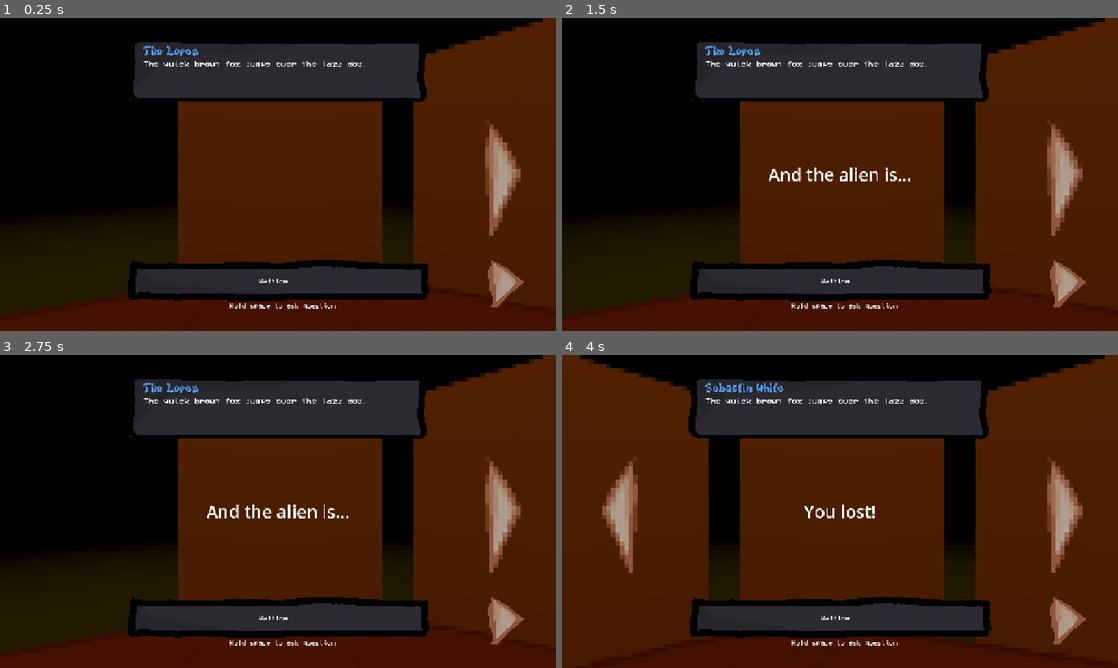
Above: before the commit, frames 1-4 (two rows, left to right).
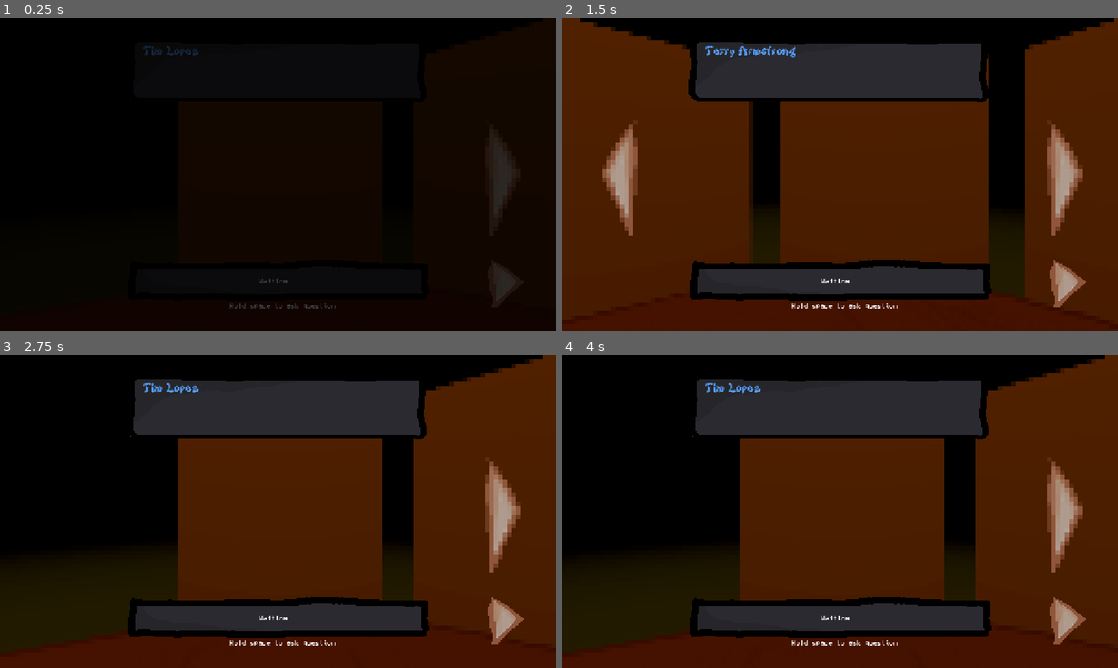
Above: after the commit, the same moments.

Repository: Caz080/AfterFall
Game: Godot game, scene res://Assets/Scenes/game.tscn
The game is run twice, just before and just after one commit, with the same random seed, the same clock (stepped at 60 frames per second) and the same inputs.
Inputs (mouse positions are in pixels of both pictures, inside the frame that each line leads up to):
- Up to frame 1 (0.25 s): no input
- Up to frame 2 (1.5 s): click (1067, 284) at 0.5 s; click (1062, 174) at 1.25 s
- Up to frame 3 (2.75 s): click (55, 511) at 2.02 s
- Up to frame 4 (4 s): tap Enter (ui_accept) at 2.75, 3.02, 3.77 s; hold Right (move_right) 2.78-3.53 s; hold Space (push_to_talk) 2.78-3.53 s; hold Left (move_left) from 3.53 s (still down); tap Space (push_to_talk) at 3.6 s

The runs differ from the first frame. In frame 1, 65% of the frame differs, in the area x 0-100%, y 0-100%; in frame 2, 37%; in frame 3, 0.7%; in frame 4, 23%.

Commit message:
fixed fade

Diff:
--- a/projectreal/Assets/Player.gd
+++ b/projectreal/Assets/Player.gd
@@ -87,3 +87,6 @@
 	var personname = get_node("../gameUI/Control/MarginContainer/VBoxContainer/Person")
 	var npc = get_node("../NPC_"+str(currentNPC))
 	personname.text = npc.firstName + " " + npc.lastName
+
+	var textbox = get_node("../gameUI/Control/MarginContainer/VBoxContainer/Dialogue")
+	textbox.text = ""
--- a/projectreal/Assets/Scenes/game.tscn
+++ b/projectreal/Assets/Scenes/game.tscn
@@ -214,7 +214,7 @@
 theme_override_colors/font_color = Color(0.3372549, 0.62352943, 0.99607843, 1)
 theme_override_fonts/font = ExtResource("9_yhnra")
 theme_override_font_sizes/font_size = 30
-text = "John Doe"
+text = "---"
 
 [node name="Dialogue" type="RichTextLabel" parent="gameUI/Control/MarginContainer/VBoxContainer" unique_id=451130029]
 custom_minimum_size = Vector2(0, 85.33)
@@ -222,18 +222,23 @@
 theme_override_fonts/normal_font = ExtResource("6_nvds3")
 theme_override_font_sizes/normal_font_size = 20
 bbcode_enabled = true
-text = "The quick brown fox jumps over the lazy dog."
 script = ExtResource("5_fw1vi")
 
-[node name="TextureRect2" type="TextureRect" parent="gameUI" unique_id=1099410730]
-visible = false
-anchors_preset = 15
-anchor_right = 1.0
-anchor_bottom = 1.0
-grow_horizontal = 2
-grow_vertical = 2
-texture = ExtResource("9_4ao11")
-script = ExtResource("10_xf01c")
+[node name="guessBtn" type="TextureButton" parent="gameUI" unique_id=391228713]
+anchors_preset = 6
+anchor_left = 1.0
+anchor_top = 0.5
+anchor_right = 1.0
+anchor_bottom = 0.5
+offset_left = -173.0
+offset_top = 187.0
+offset_right = -64.0
+offset_bottom = 314.0
+grow_horizontal = 0
+grow_vertical = 2
+texture_normal = ExtResource("11_xf01c")
+stretch_mode = 0
+script = ExtResource("12_nvds3")
 
 [node name="RichTextLabel" type="RichTextLabel" parent="gameUI" unique_id=2103881938]
 anchors_preset = 15
@@ -248,21 +253,14 @@
 horizontal_alignment = 1
 vertical_alignment = 1
 
-[node name="guessBtn" type="TextureButton" parent="gameUI" unique_id=391228713]
-anchors_preset = 6
-anchor_left = 1.0
-anchor_top = 0.5
-anchor_right = 1.0
-anchor_bottom = 0.5
-offset_left = -173.0
-offset_top = 187.0
-offset_right = -64.0
-offset_bottom = 314.0
-grow_horizontal = 0
-grow_vertical = 2
-texture_normal = ExtResource("11_xf01c")
-stretch_mode = 0
-script = ExtResource("12_nvds3")
+[node name="TextureRect2" type="TextureRect" parent="gameUI" unique_id=1099410730]
+anchors_preset = 15
+anchor_right = 1.0
+anchor_bottom = 1.0
+grow_horizontal = 2
+grow_vertical = 2
+texture = ExtResource("9_4ao11")
+script = ExtResource("10_xf01c")
 
 [node name="Player" parent="." unique_id=777394373 node_paths=PackedStringArray("currentCamera") instance=ExtResource("2_pfbgl")]
 transform = Transform3D(-4.371139e-08, 0, 1, 0, 1, 0, -1, 0, -4.371139e-08, 0, 0.727, 0)
